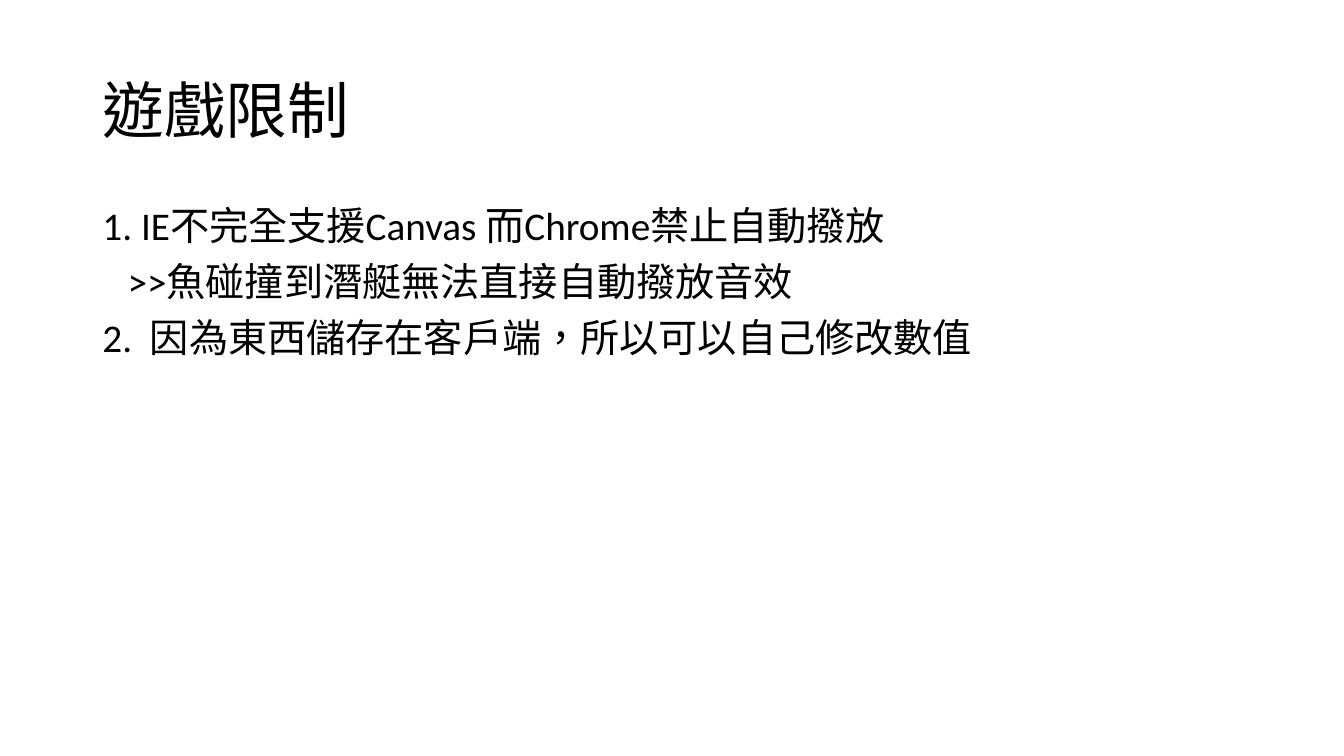
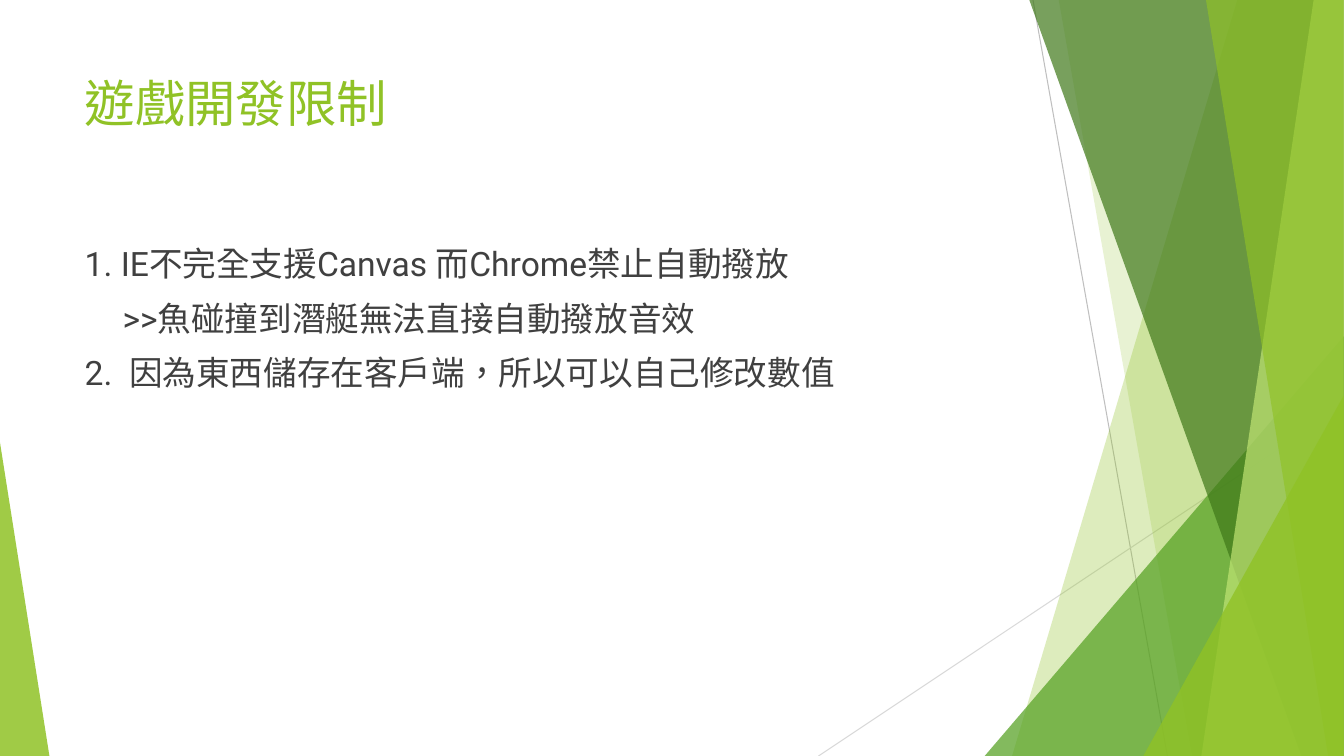
Before and after one commit to Freedom1026/Canvas, a slide deck: slide 18 of 保衛潛艇戰(守城遊戲).pptx. Drawn at 1344x756 pixels with LibreOffice and Linux fonts; fonts in the diff are those of the drawing. Boxes give left, top, right and bottom in pixels: in the first picture for what was removed or moved away, otherwise in the second. Text is boxed around its words. In the diff, an @@ line names an element or a change of style, - is before the commit and + after.

```diff
--- a/保衛潛艇戰(守城遊戲).pptx
+++ b/保衛潛艇戰(守城遊戲).pptx
@@ title "遊戲開發限制" at <box>85,79,387,126</box>: vertical alignment middle to top @@
@@ title at <box>85,79,387,126</box>: text changed; size 44 to 36 pt; font Calibri to Roboto; text colour #000000 to #90C226 @@
-遊戲限制
+遊戲開發限制
@@ text "1. IE不完全支援Canvas 而Chrome禁止自動撥放": place and size @@
-text "1. IE不完全支援Canvas 而Chrome禁止自動撥放" at <box>102,207,972,356</box>
+text "1. IE不完全支援Canvas 而Chrome禁止自動撥放" at <box>85,247,835,388</box>
@@ text "1. IE不完全支援Canvas 而Chrome禁止自動撥放" at <box>85,247,835,388</box>: size 28 to 24 pt, font Calibri to Roboto, text colour #000000 to #404040; indent changed; line spacing 0.9 to 1 @@
@@ group added at <box>0,0,1344,756</box>: 5 freeform shapes, 3 triangles, 2 lines @@
```
Also in this commit, not shown: 7 other slides changed, 3 other files.
